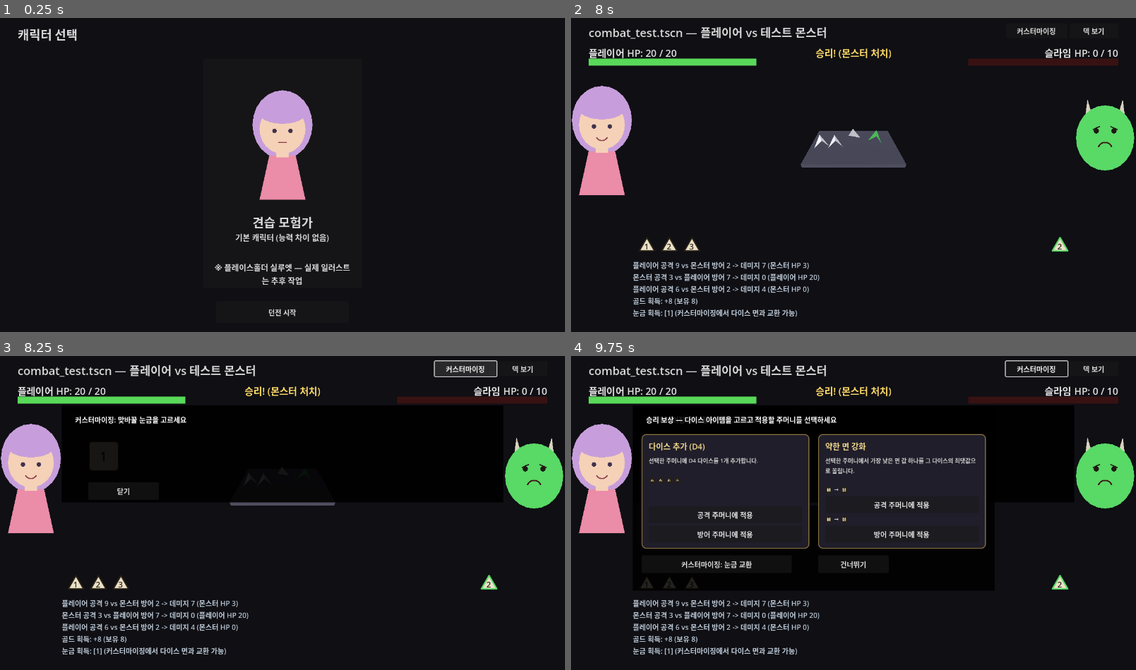
Above: before the commit, frames 1-4 (two rows, left to right).
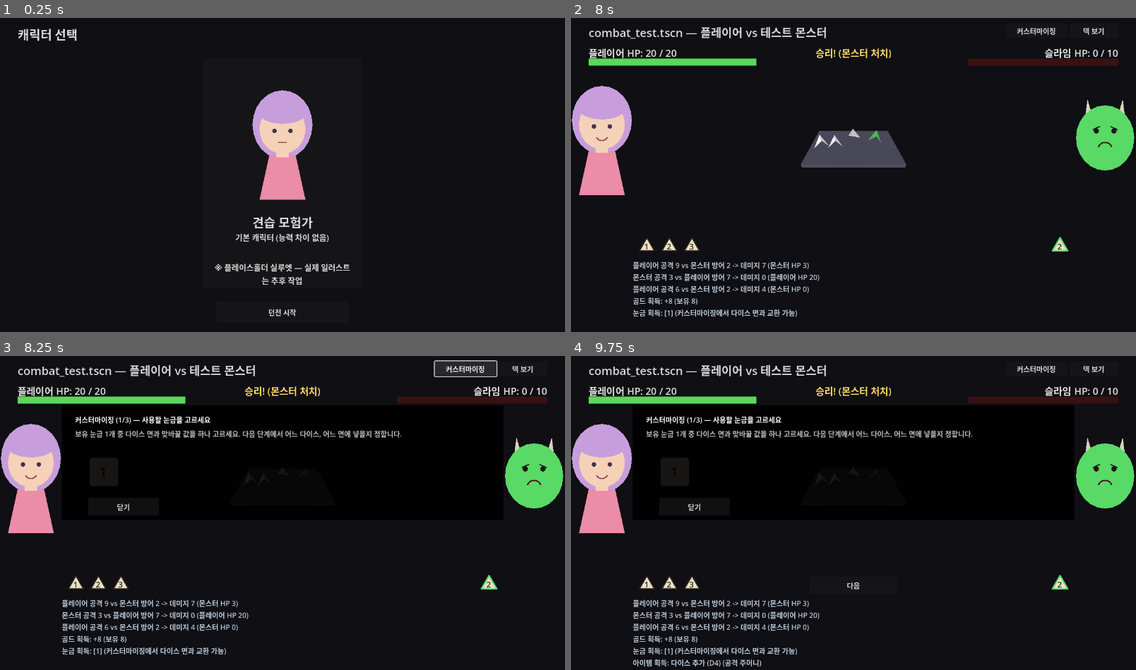
Above: after the commit, the same moments.

Repository: YGseok/ProjectD
Game: Godot game, scene res://code/scenes/character_select.tscn
Same seed, same stepped clock (60 frames per second), same inputs: the game is played once before the commit and once after it.
Inputs (mouse positions are in pixels of both pictures, inside the frame that each line leads up to):
- Up to frame 1 (0.25 s): no input
- Up to frame 2 (8 s): click "던전 시작" at 0.5 s; click "전투 방 입장 (1번째 방)" at 1.25 s; click "덱 보기" at 2 s; click "덱 닫기" at 2.75 s; click "덱 보기" at 3.5 s; click "덱 닫기" at 4.25 s; click "덱 보기" at 5 s; click "덱 닫기" at 5.75 s; move the mouse to (977, 156) at 6.52 s; click (977, 156) at 6.67 s; move the mouse to (740, 187) at 7.27 s; click (740, 187) at 7.42 s
- Up to frame 3 (8.25 s): click "커스터마이징" at 8 s
- Up to frame 4 (9.75 s): click "1" at 8.75 s; click "닫기" at 9.5 s

Frames 1-2 are identical in both runs. In frame 3, 1.2% of the frame differs, in the area x 13-72%, y 19-50%; in frame 4, 17%, in the area x 11-89%, y 1-100%.

Commit message:
feat: 커스터마이징(눈금 교환) 3단계에 단계 번호+안내 문구 추가
INBOX.md 피드백("UI/UX를 인지하기 어렵다")을 반영해 customize_panel.gd의
눈금 선택/다이스 선택/면 선택 3단계 각각에 "(1/3)~(3/3)" 표시와 "지금 뭘
고르는지 + 고르면 무슨 일이 일어나는지" 안내 문구를 추가.

부수적으로 Label에 size를 autowrap_mode보다 먼저 설정하면 줄바꿈 전 텍스트
폭으로 size가 고정돼버려 안내 문구가 패널 밖으로 흘러넘치는 버그도 발견해
속성 설정 순서를 바꿔 수정.

QA 스크린샷 4장으로 3단계 전부 겹침/오버플로우 없음 확인, dice_test 회귀
스위트 전체 PASS.

Co-Authored-By: Claude Sonnet 5 <noreply@anthropic.com>

Diff:
--- a/code/scenes/customize_panel.gd
+++ b/code/scenes/customize_panel.gd
@@ -69,7 +69,11 @@
 	_ui.clear()
 
 
-func _add_frame(title_text: String, height: float = 420.0) -> void:
+## subtitle_text가 있으면 제목 아래에 회색 안내 문구를 한 줄 더 붙인다 — INBOX.md
+## 피드백(2026-09-03, 2026-09-09 재차) "내가 어떤 상태인지, 여기서 무엇을 어떻게
+## 할 수 있는지 알 수 있어야 한다"를 반영해 각 단계 호출부에서 "지금 몇 단계인지 +
+## 이 화면에서 고르면 무슨 일이 일어나는지"를 문장으로 명시한다.
+func _add_frame(title_text: String, height: float = 420.0, subtitle_text: String = "") -> void:
 	var bg := ColorRect.new()
 	bg.color = Color(0, 0, 0, 0.9)
 	bg.position = Vector2(140, 120)
@@ -84,6 +88,21 @@
 	add_child(title)
 	_ui.append(title)
 
+	if subtitle_text != "":
+		var subtitle := Label.new()
+		# autowrap_mode를 text/size보다 먼저 설정해야 한다 — Label의 minimum_size는
+		# autowrap이 꺼진 상태(기본값)에서는 줄바꿈 없는 전체 텍스트 폭 그대로라, size를
+		# 먼저 지정하면 Control이 "size는 최소 minimum_size 이상"이라는 제약 때문에 그
+		# 큰 값으로 즉시 클램프해버린다. 그 뒤에 autowrap_mode를 켜도 이미 커진 size는
+		# 저절로 줄어들지 않아 텍스트가 프레임 밖으로 흘러넘친다(실제로 겪은 버그).
+		subtitle.autowrap_mode = TextServer.AUTOWRAP_WORD
+		subtitle.text = subtitle_text
+		subtitle.position = Vector2(170, 172)
+		subtitle.size = Vector2(940, 46)
+		subtitle.add_theme_color_override("font_color", Color(0.75, 0.75, 0.72))
+		add_child(subtitle)
+		_ui.append(subtitle)
+
 
 ## 1단계: 인벤토리에 쌓인 눈금 중 하나를 고른다. 비어있으면 눈금을 얻는 방법을
 ## 안내하고 닫기만 가능하게 한다.
@@ -92,19 +111,23 @@
 
 	var chip_size := 70.0
 	var gap := 14.0
-	var y := 200.0
+	var y := 236.0
 	var x := 200.0
 
 	if RunState.pip_inventory.is_empty():
-		_add_frame("커스터마이징: 인벤토리에 눈금이 없습니다")
+		_add_frame(
+			"커스터마이징 (1/3) — 인벤토리에 눈금이 없습니다",
+			260.0,
+			"눈금은 전투에서 승리하면 얻습니다. 눈금을 얻고 나면 여기서 원하는 다이스의 면과 맞바꿔 개조할 수 있습니다."
+		)
 		var msg := Label.new()
-		msg.text = "전투에서 승리하면 눈금을 얻습니다. 눈금을 다이스의 면과 맞바꿔 개조할 수 있습니다."
+		msg.autowrap_mode = TextServer.AUTOWRAP_WORD
+		msg.text = "지금은 맞바꿀 수 있는 눈금이 없어 다음 단계로 진행할 수 없습니다."
 		msg.position = Vector2(200, y)
-		msg.size = Vector2(880, 60)
-		msg.autowrap_mode = TextServer.AUTOWRAP_WORD
+		msg.size = Vector2(880, 40)
 		add_child(msg)
 		_ui.append(msg)
-		y += 80.0
+		y += 60.0
 	else:
 		for i in RunState.pip_inventory.size():
 			var value: int = RunState.pip_inventory[i]
@@ -121,7 +144,11 @@
 				x = 200.0
 				y += chip_size + gap
 		y += chip_size + 24.0
-		_add_frame("커스터마이징: 맞바꿀 눈금을 고르세요", max(220.0, y - 120.0))
+		_add_frame(
+			"커스터마이징 (1/3) — 사용할 눈금을 고르세요",
+			max(260.0, y - 120.0),
+			"보유 눈금 %d개 중 다이스 면과 맞바꿀 값을 하나 고르세요. 다음 단계에서 어느 다이스, 어느 면에 넣을지 정합니다." % RunState.pip_inventory.size()
+		)
 
 	var close_btn := Button.new()
 	close_btn.text = "닫기"
@@ -136,9 +163,13 @@
 func _show_die_picker(pip_index: int) -> void:
 	_clear_ui()
 	var pip_value: int = RunState.pip_inventory[pip_index]
-	_add_frame("눈금 [%d]을(를) 넣을 다이스를 고르세요" % pip_value)
-
-	var y := 190.0
+	_add_frame(
+		"커스터마이징 (2/3) — 눈금 [%d]을(를) 넣을 다이스를 고르세요" % pip_value,
+		460.0,
+		"아래 목록은 공격/방어 주머니의 다이스별 현재 면 구성입니다(금색 = 그 다이스의 최댓값). 눈금을 넣을 다이스를 고르면 다음 단계에서 어느 면에 넣을지 정합니다."
+	)
+
+	var y := 226.0
 	y = _add_die_rows("공격", RunState.player_attack_bag, y, pip_index)
 	y = _add_die_rows("방어", RunState.player_defense_bag, y, pip_index)
 
@@ -185,11 +216,15 @@
 	var faces: PackedInt32Array = bag.dice[die_index]
 	var sides := faces.size()
 	var applied_value: int = min(pip_value, sides)
-	_add_frame("맞바꿀 면을 고르세요 (눈금 [%d] -> 적용 시 %d)" % [pip_value, applied_value], 480.0)
+	_add_frame(
+		"커스터마이징 (3/3) — 맞바꿀 면을 고르세요",
+		520.0,
+		"면을 고르면 그 즉시 눈금 [%d]과 맞바뀝니다 → 이 면은 %d(이)가 됩니다. 원래 있던 값은 사라지지 않고 인벤토리로 돌아갑니다." % [pip_value, applied_value]
+	)
 
 	var chip_size := 80.0
 	var gap := 16.0
-	var y := 210.0
+	var y := 246.0
 	var x := 200.0
 	for fi in faces.size():
 		var caption := Label.new()
--- a/code/scenes/dungeon_map.gd
+++ b/code/scenes/dungeon_map.gd
@@ -313,6 +313,21 @@
 	customize_panel.debug_open_face_picker()
 
 
+## QA 전용 — 인벤토리에 눈금이 여러 개 쌓인 상태에서 1단계(눈금 선택) 화면의
+## 실제 레이아웃(칩 버튼이 여러 개 나열된 상태)을 확인하기 위함.
+func _debug_open_customize_with_pips() -> void:
+	RunState.pip_inventory = [3, 5, 2]
+	customize_panel.open()
+
+
+## QA 전용 — 2단계(다이스 선택) 화면의 레이아웃을 확인하기 위함.
+func _debug_open_customize_die() -> void:
+	if RunState.pip_inventory.is_empty():
+		RunState.pip_inventory = [3, 5, 2]
+	customize_panel.open()
+	customize_panel._show_die_picker(0)
+
+
 ## QA 전용 — 화면(스크린샷)으로는 확인할 수 없는 "실제 교환 로직"(눈금 소모, 밀려난
 ## 값이 인벤토리로 돌아오는 것, 상한 클램프)을 콘솔 출력으로 검증하기 위한 일회성 훅.
 func _debug_verify_pip_swap() -> void:
Not shown, changed: docs/STATUS.md
Not shown, changed: docs/STATUS_ARCHIVE.md
Not shown, changed: docs/feedback/INBOX.md
